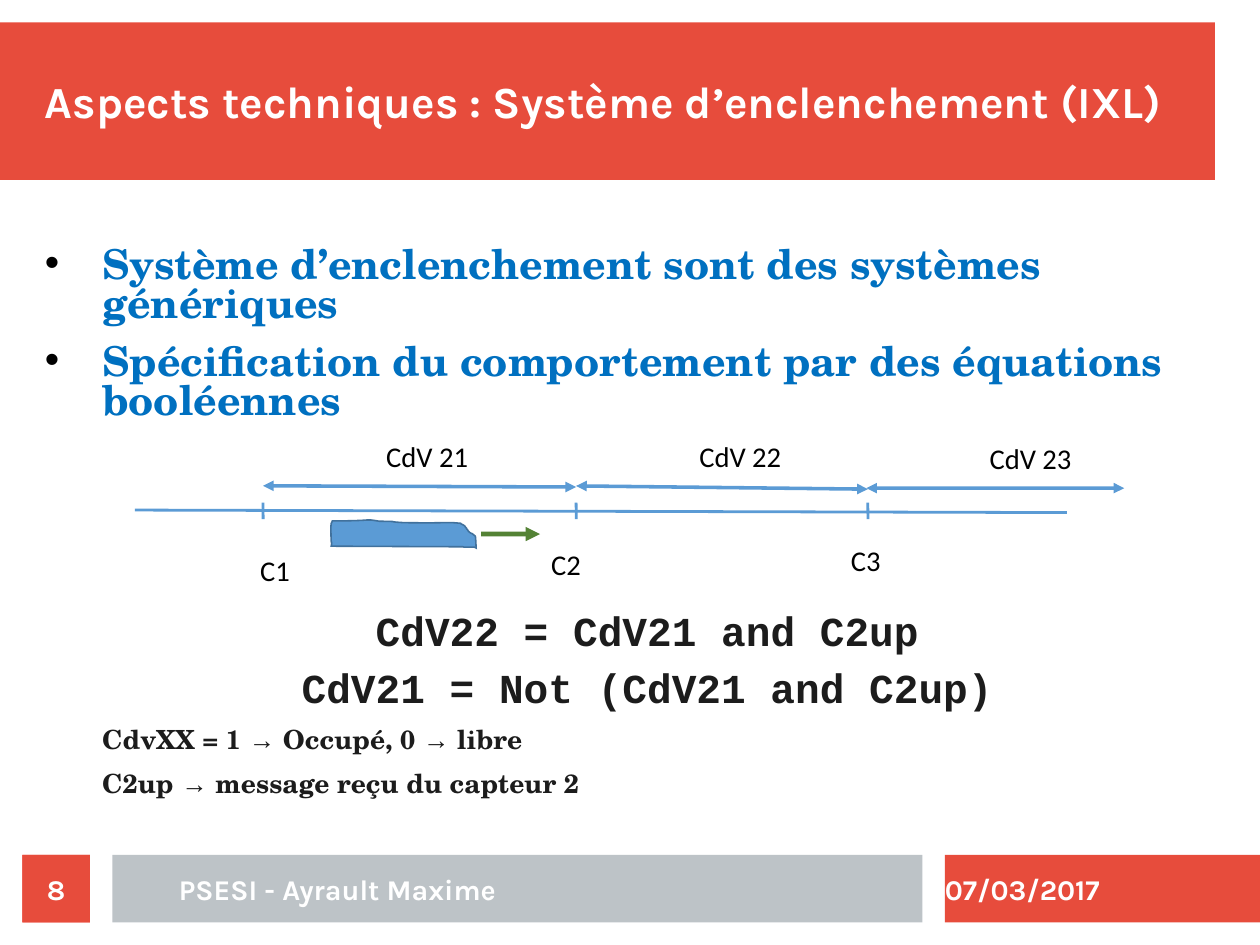
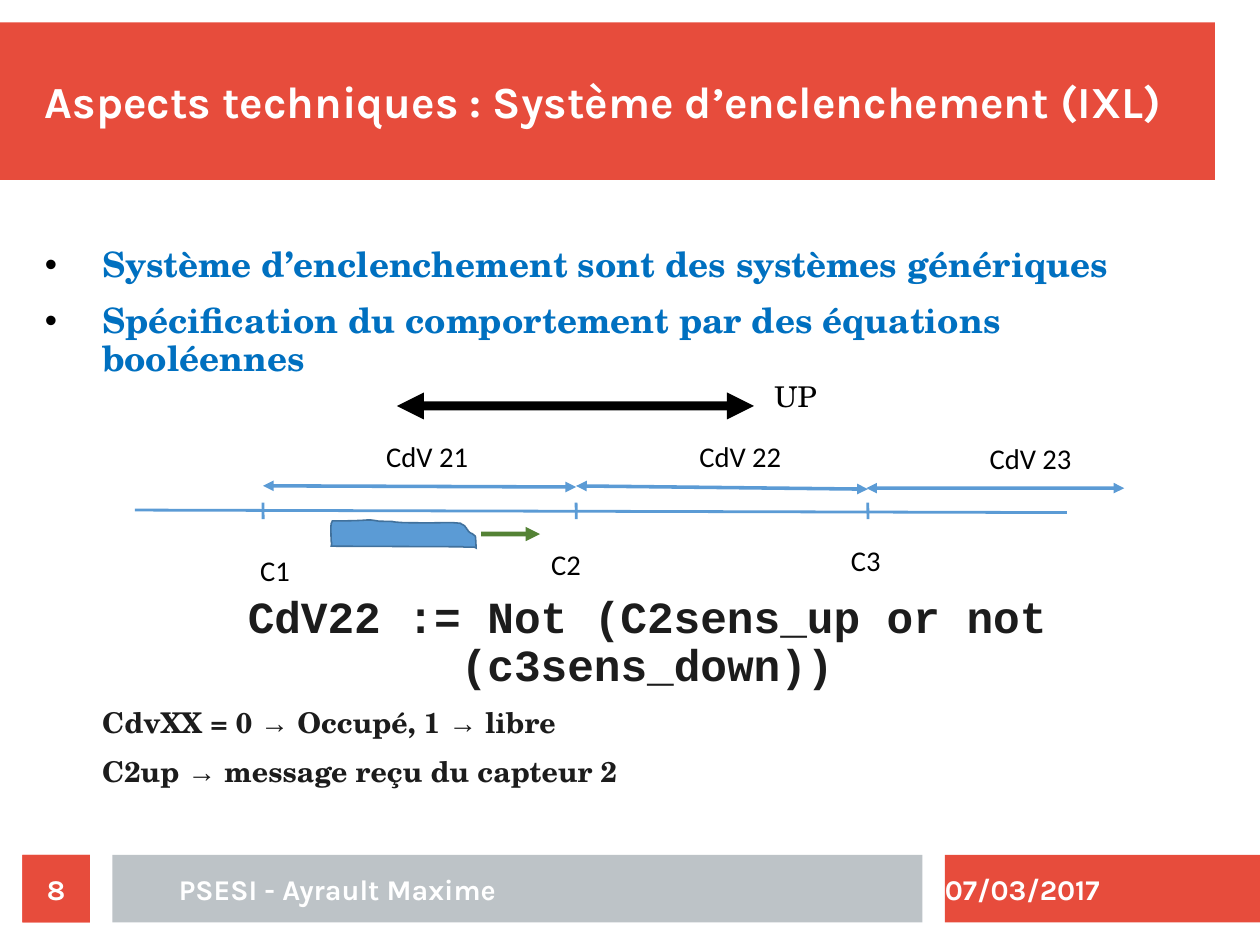
Before and after one commit to maximouth/CBI, a slide deck: slide 8 of Presentation/presentation.odp. Drawn at 1260x945 pixels with LibreOffice and Linux fonts; fonts in the diff are those of the drawing. Boxes give left, top, right and bottom in pixels: in the first picture for what was removed or moved away, otherwise in the second. Text is boxed around its words. In the diff, an @@ line names an element or a change of style, - is before the commit and + after.

```diff
--- a/Presentation/presentation.odp
+++ b/Presentation/presentation.odp
@@ text at (x1=102, y1=251, x2=1107, y2=789): size 25.9 to 22 pt in "Système d’enclenchement sont des systèmes génériques", "Spécification du comportement par des équations booléennes"; size 16.6 to 18 pt in "C2up → message reçu du capteur 2"; line spacing 0.8 to 0.9 @@
@@ text added at (x1=774, y1=386, x2=816, y2=408), 18 pt, text #000000 @@
+UP
@@ double arrow added from (755, 406) to (397, 406), #000000 5.67 pt @@
@@ text at (x1=102, y1=602, x2=1047, y2=739): text changed; size 25.9 to 28 pt @@
-      CdV22 = CdV21 and C2up
-      CdV21 = Not (CdV21 and C2up)
-      CdvXX = 1 → Occupé, 0 → libre
+      CdV22 := Not (C2sens_up or not (c3sens_down))
+      CdvXX = 0 → Occupé, 1 → libre
```
Also in this commit, not shown: 2 other slides changed.
